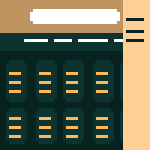
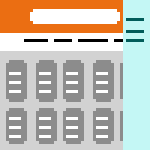
Comparing the layer stacks of the two (150, 150) images. Changes:
added group "Layer Group" with 2 layers above "default" over [0, 0, 150, 150]
added layer "Pasted Layer #9" in group "Layer Group" over [123, 0, 150, 150]
added layer "cthulhu copy #4" in group "Layer Group" over [0, 0, 150, 150]
added group "default" with 2 layers above "imperial" over [0, 0, 150, 150]
added layer "Pasted Layer #8" in group "default" over [123, 0, 150, 150]
added layer "cthulhu copy #3" in group "default" over [0, 0, 150, 150]
hid group "kismet" (2 layers) over [0, 0, 150, 150]
hid group "dark theme" (2 layers) over [0, 0, 150, 150]
hid group "light" (2 layers) over [0, 0, 150, 150]
hid group "cyberpunk #1" (2 layers) over [0, 0, 150, 150]
painted on "helsing" over [30, 9, 120, 24]
